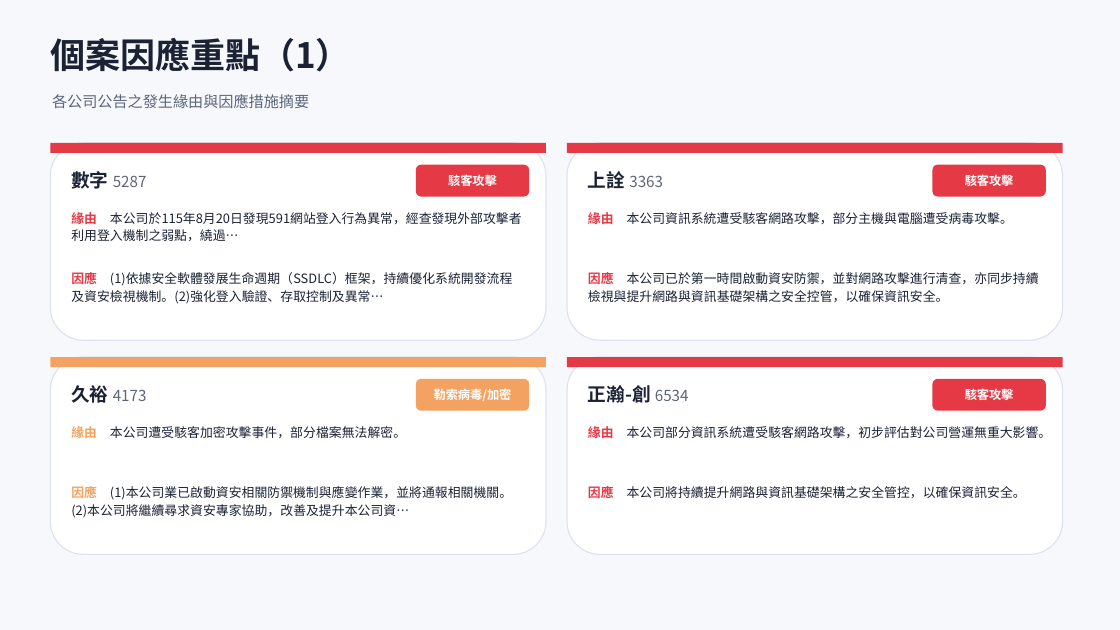
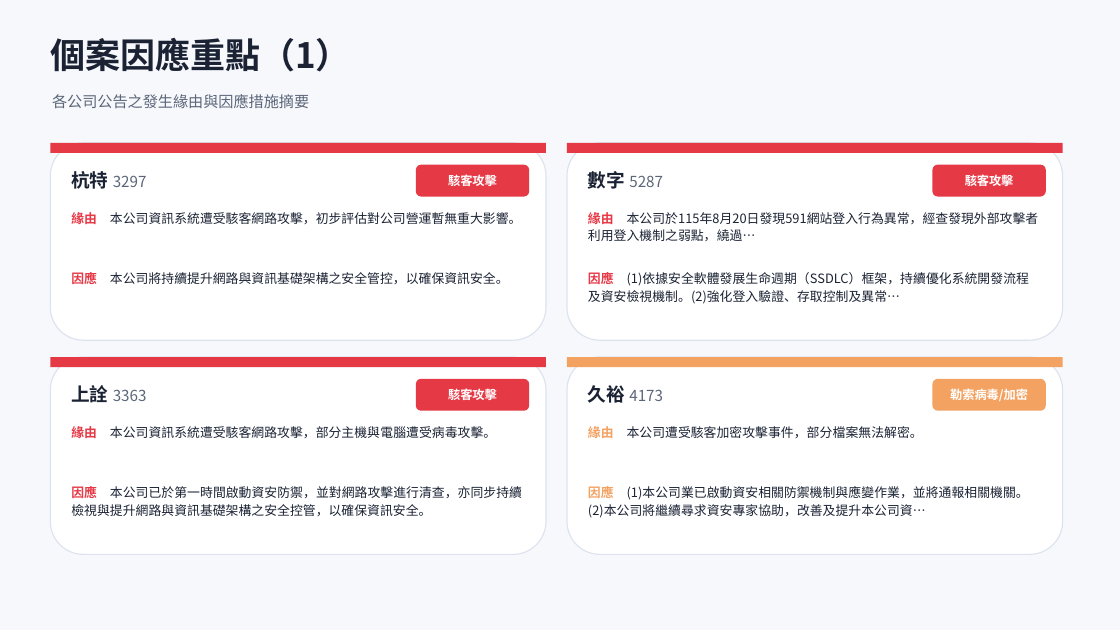
Before and after one commit to Johnnylin77/mops-isec-monitor, a slide deck: slide 6 of 資安事件因應分析.pptx. Drawn at 1120x630 pixels with LibreOffice and Linux fonts; fonts in the diff are those of the drawing. Boxes give left, top, right and bottom in pixels: in the first picture for what was removed or moved away, otherwise in the second. Text is boxed around its words. In the diff, an @@ line names an element or a change of style, - is before the commit and + after.

```diff
--- a/資安事件因應分析.pptx
+++ b/資安事件因應分析.pptx
@@ text at [71, 171, 147, 189]: text changed @@
-數字 5287
+杭特 3297
@@ text at [588, 171, 663, 189]: text changed @@
-上詮 3363
+數字 5287
@@ text at [71, 212, 522, 224]: text changed @@
-緣由 本公司於115年8月20日發現591網站登入行為異常，經查發現外部攻擊者利用登入機制之弱點，繞過…
+緣由 本公司資訊系統遭受駭客網路攻擊，初步評估對公司營運暫無重大影響。
@@ text at [588, 212, 1039, 241]: text changed @@
-緣由 本公司資訊系統遭受駭客網路攻擊，部分主機與電腦遭受病毒攻擊。
+緣由 本公司於115年8月20日發現591網站登入行為異常，經查發現外部攻擊者利用登入機制之弱點，繞過…
@@ text at [71, 272, 509, 284]: text changed @@
-因應 (1)依據安全軟體發展生命週期（SSDLC）框架，持續優化系統開發流程及資安檢視機制。(2)強化登入驗證、存取控制及異常…
+因應 本公司將持續提升網路與資訊基礎架構之安全管控，以確保資訊安全。
@@ text at [588, 272, 1029, 304]: text changed @@
-因應 本公司已於第一時間啟動資安防禦，並對網路攻擊進行清查，亦同步持續檢視與提升網路與資訊基礎架構之安全控管，以確保資訊安全。
+因應 (1)依據安全軟體發展生命週期（SSDLC）框架，持續優化系統開發流程及資安檢視機制。(2)強化登入驗證、存取控制及異常…
@@ rectangle at [50, 357, 546, 367]: fill #F4A261 to #E63946 @@
@@ rectangle at [567, 357, 1063, 367]: fill #E63946 to #F4A261 @@
@@ text at [71, 385, 147, 403]: text changed @@
-久裕 4173
+上詮 3363
@@ rounded rectangle at [416, 379, 529, 411]: fill #F4A261 to #E63946 @@
@@ text at [448, 388, 497, 400]: text changed @@
-勒索病毒/加密
+駭客攻擊
@@ text at [588, 385, 663, 403]: text changed; size 16 to 13 pt; text colour #1A2233 to #5C6679; bold off @@
-正瀚-創 6534
+久裕 4173
@@ rounded rectangle at [933, 379, 1046, 411]: fill #E63946 to #F4A261 @@
@@ text at [950, 388, 1028, 401]: text changed @@
-駭客攻擊
+勒索病毒/加密
@@ text at [71, 426, 496, 438]: text changed @@
-緣由 本公司遭受駭客加密攻擊事件，部分檔案無法解密。
+緣由 本公司資訊系統遭受駭客網路攻擊，部分主機與電腦遭受病毒攻擊。
@@ text at [588, 426, 923, 438]: text changed @@
-緣由 本公司部分資訊系統遭受駭客網路攻擊，初步評估對公司營運無重大影響。
+緣由 本公司遭受駭客加密攻擊事件，部分檔案無法解密。
@@ text at [71, 486, 522, 516]: text changed @@
-因應 (1)本公司業已啟動資安相關防禦機制與應變作業，並將通報相關機關。(2)本公司將繼續尋求資安專家協助，改善及提升本公司資…
+因應 本公司已於第一時間啟動資安防禦，並對網路攻擊進行清查，亦同步持續檢視與提升網路與資訊基礎架構之安全控管，以確保資訊安全。
@@ text at [588, 486, 1029, 518]: text changed @@
-因應 本公司將持續提升網路與資訊基礎架構之安全管控，以確保資訊安全。
+因應 (1)本公司業已啟動資安相關防禦機制與應變作業，並將通報相關機關。(2)本公司將繼續尋求資安專家協助，改善及提升本公司資…
```
Also in this commit, not shown: 6 other slides changed, 2 other files.
